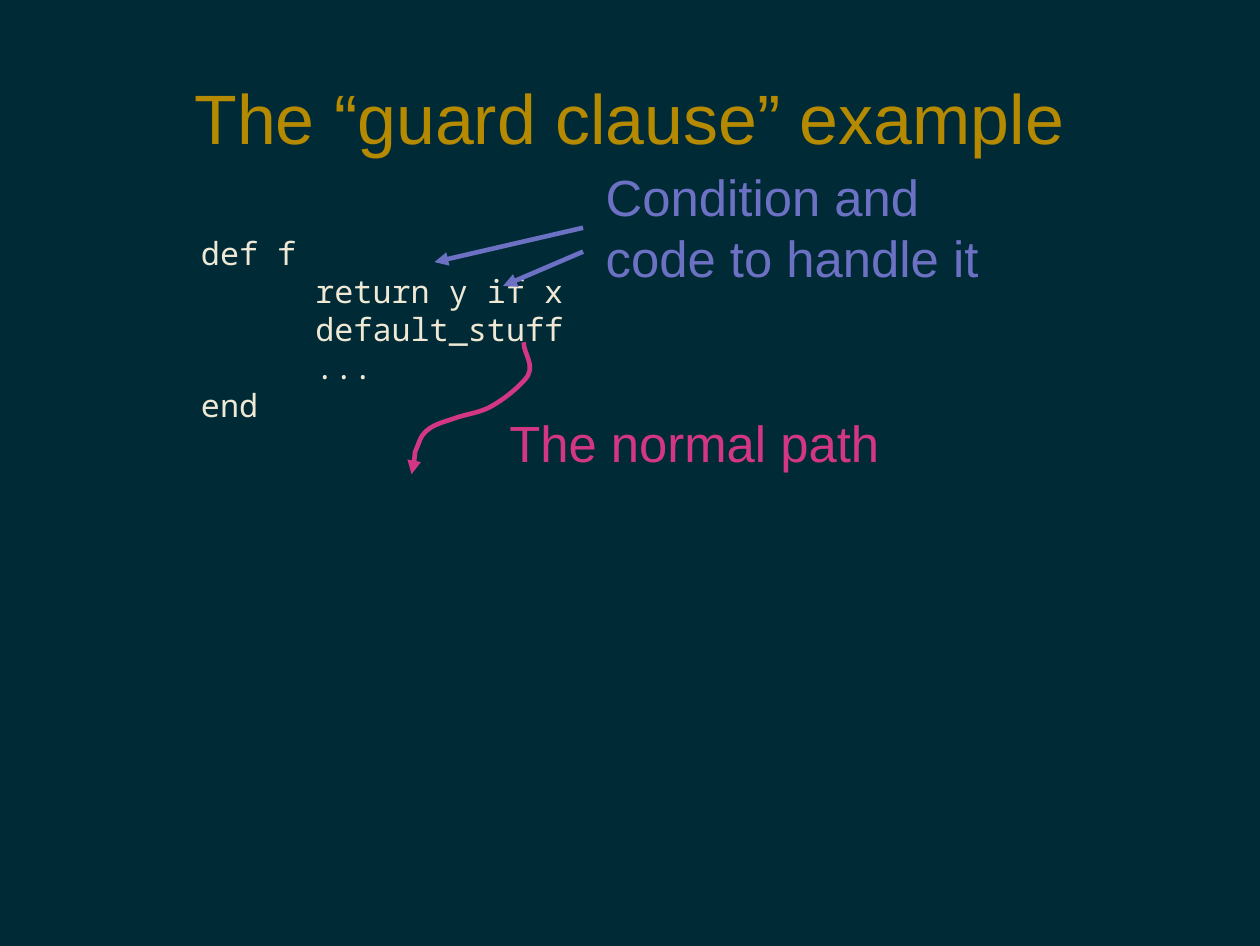
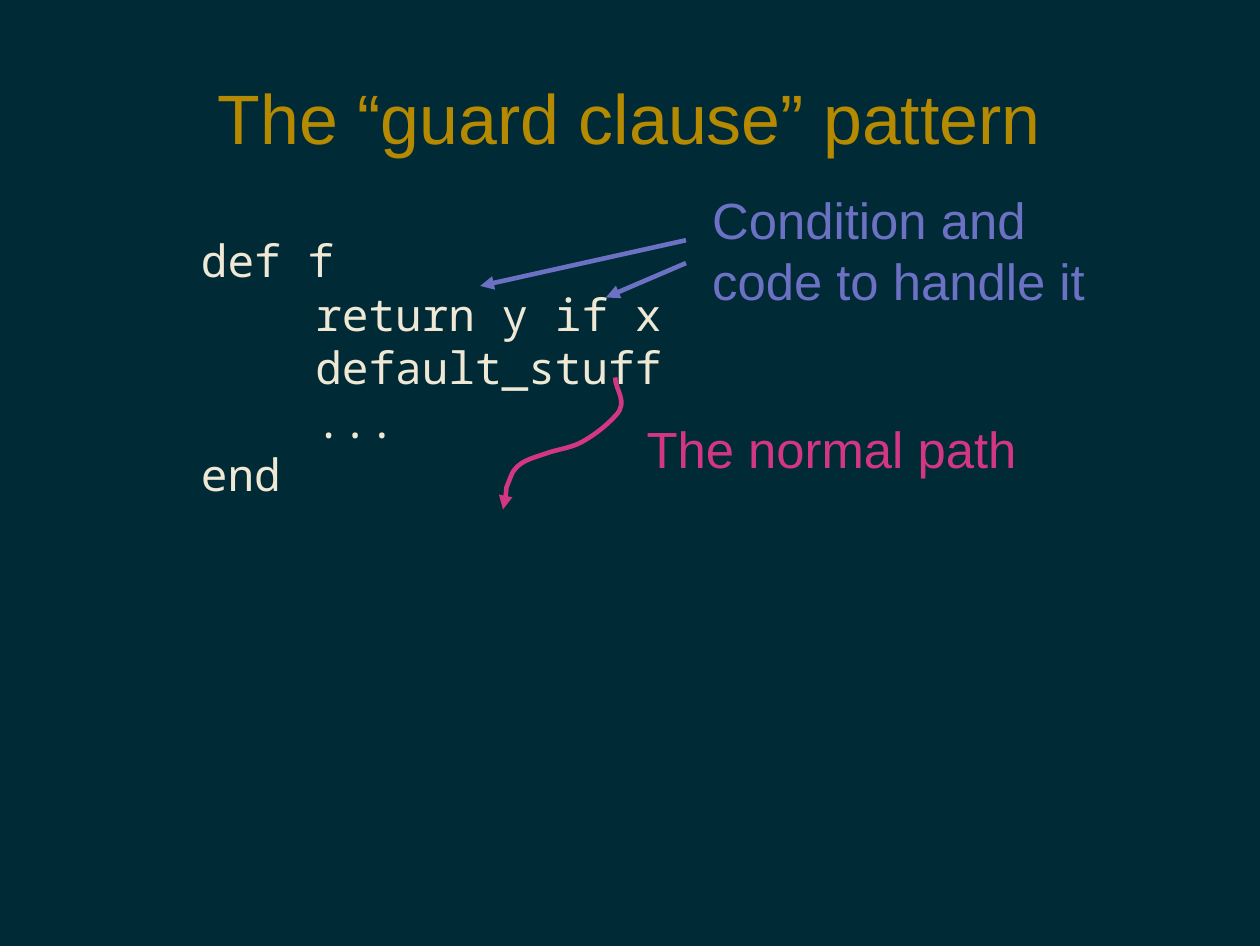
Before and after one commit to pdg137/always-default-to-false, a slide deck: slide 8 of always-default-to-false.odp. Drawn at 1260x946 pixels with LibreOffice and Linux fonts; fonts in the diff are those of the drawing. Boxes give left, top, right and bottom in pixels: in the first picture for what was removed or moved away, otherwise in the second. Text is boxed around its words. In the diff, an @@ line names an element or a change of style, - is before the commit and + after.

Commit message:
updated

```diff
--- a/always-default-to-false.odp
+++ b/always-default-to-false.odp
@@ title at [218, 93, 1040, 157]: text changed @@
-The “guard clause” example
+The “guard clause” pattern
@@ text "Condition and": place and size @@
-text "Condition and" at [606, 179, 978, 278]
+text "Condition and" at [712, 202, 1084, 301]
@@ text "def f" at [201, 243, 662, 492]: size 20 to 28 pt @@
@@ arrow moved from (583, 228) - (434, 262) to (686, 240) - (480, 286) @@
@@ arrow moved from (583, 252) - (503, 286) to (686, 263) - (606, 297) @@
@@ freeform shape: place and size @@
-freeform shape at [412, 342, 531, 473]
+freeform shape at [503, 377, 622, 509]
@@ text "The normal path": place and size @@
-text "The normal path" at [509, 425, 879, 472]
+text "The normal path" at [647, 431, 1017, 479]
```
Also in this commit, not shown: 4 other slides changed, 1 slide added, 3 slides removed.
